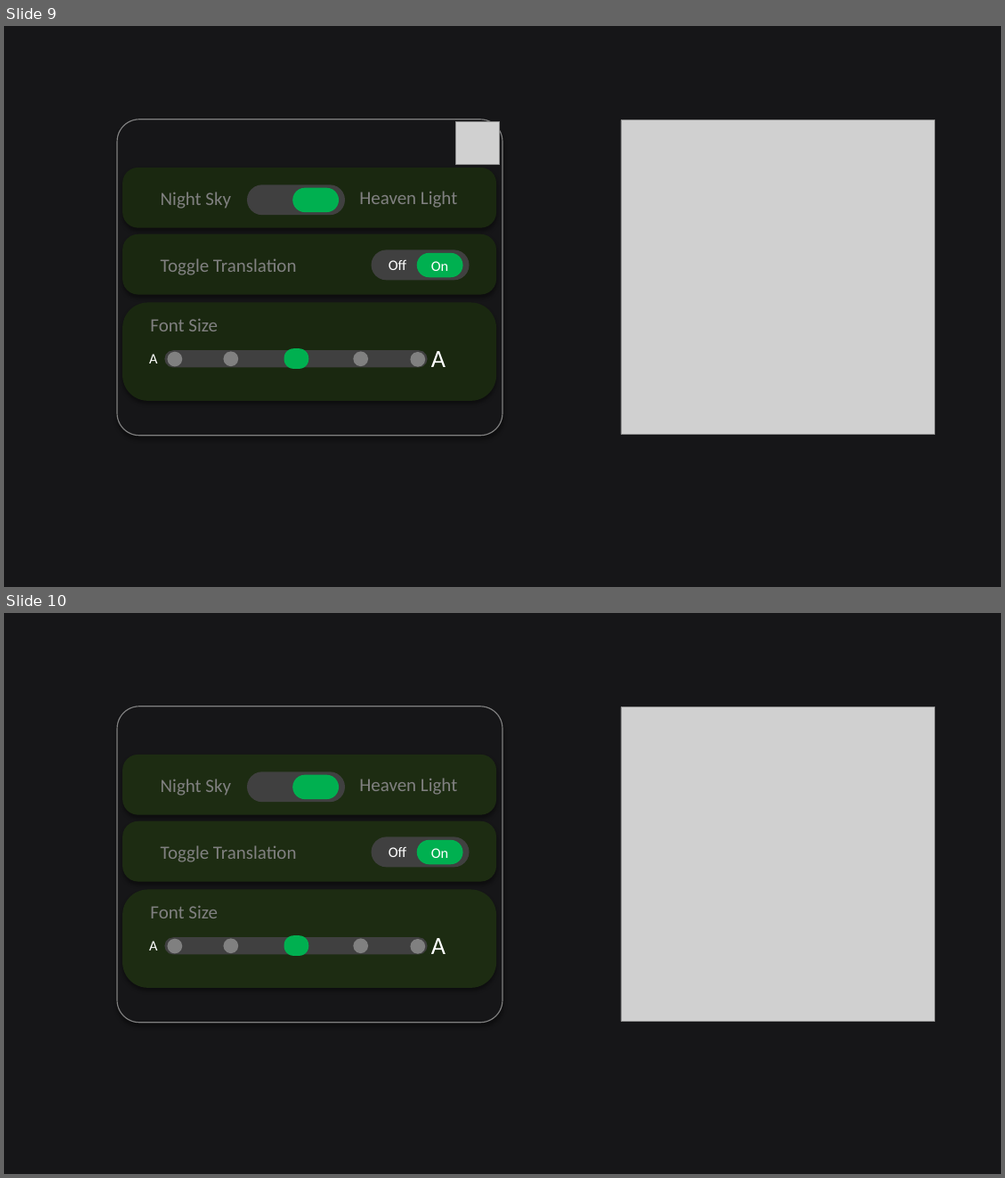
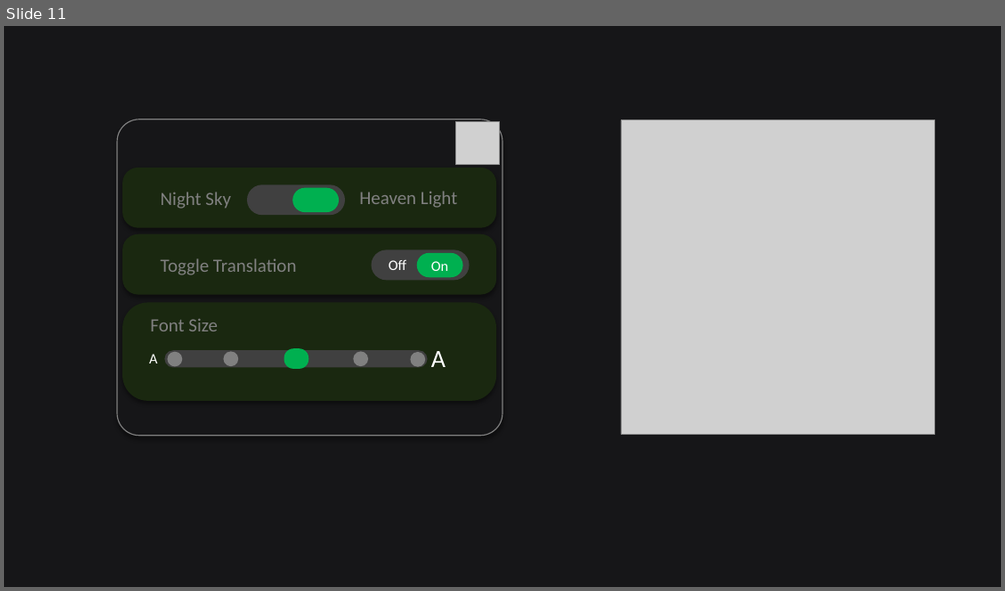
Before and after one commit to jakirhussain28/al-quran, a slide deck: GUI-design.pptx. Shown one above the other, each under a label of ours: slides 9 and 10 before the commit, slide 11 after it. The pictures are 1005x1178 and 1005x591 pixels, drawn with LibreOffice and Linux fonts; fonts in the diff are those of the drawing; grey boxes stand for pictures. Boxes give left, top, right and bottom in pixels: in the first picture for what was removed or moved away, otherwise in the second. Text is boxed around its words. In the diff, an @@ line names an element or a change of style, - is before the commit and + after.

```diff
--- a/GUI-design.pptx
+++ b/GUI-design.pptx
@@ slide 10 removed at [4,613,1001,1174], background #161618 @@
@@ rounded rectangle removed at [117,706,502,1022] @@
@@ picture removed at [621,707,935,1022] @@
@@ rounded rectangle removed at [123,755,497,815] @@
@@ rounded rectangle removed at [247,771,345,802] @@
@@ text removed at [161,779,231,795] @@
-Night Sky
@@ rounded rectangle removed at [292,774,339,799] @@
@@ text removed at [359,778,457,795] @@
-Heaven Light
@@ rounded rectangle removed at [123,821,497,882] @@
@@ text removed at [161,845,297,862] @@
-Toggle Translation
@@ rounded rectangle removed at [372,836,469,867] @@
@@ rounded rectangle removed at [374,840,421,864] @@
-Off
@@ rounded rectangle removed at [417,840,463,864] @@
-On
@@ rounded rectangle removed at [123,890,497,988] @@
@@ text removed at [150,906,218,918] @@
-Font Size
@@ text removed at [149,941,157,950] @@
-A
@@ rounded rectangle removed at [165,938,428,955] @@
@@ ellipse removed at [167,938,182,953] @@
@@ ellipse removed at [223,938,238,953] @@
@@ rounded rectangle removed at [284,935,309,956] @@
@@ ellipse removed at [353,938,368,953] @@
@@ ellipse removed at [410,939,425,954] @@
@@ text removed at [431,938,445,954] @@
-A
@@ what was slide 9 is now slide 11 @@
```
Also in this commit, not shown: 2 slides added, 4 other files.
